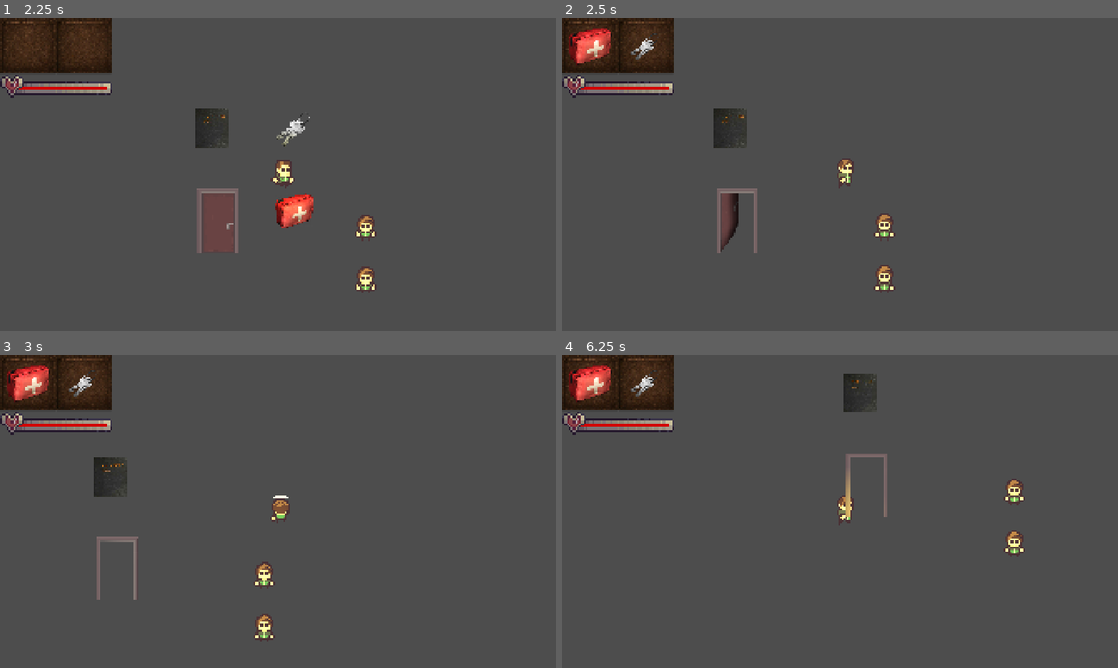
Above: before the commit, frames 1-4 (two rows, left to right).
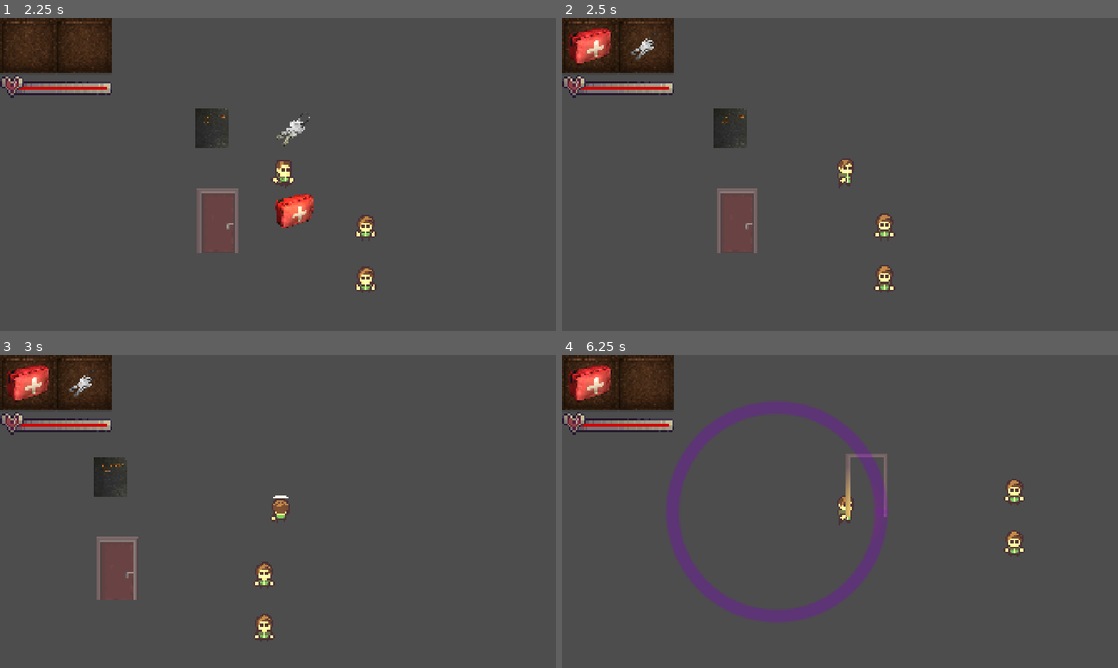
Above: after the commit, the same moments.

Repository: fernandofelxs/ProjetoGameDev
Game: Godot game, scene res://levels/testroom.tscn
Two runs of this game, one before a commit and one after it. Both use one fixed random seed, a clock stepped at 60 frames per second and the inputs below. This scene is started directly instead of the project's main scene.
Inputs (mouse positions are in pixels of both pictures, inside the frame that each line leads up to):
- Up to frame 1 (2.25 s): move the mouse to (400, 158) at 0.52 s; hold Right (ui_right) 0.53-1.28 s; hold E (interact) 0.53-1.28 s; tap 1 (special_1) at 0.8, 1.35 s; move the mouse to (166, 190) at 1.27 s; hold Down (ui_down) 1.28-2.03 s; tap 2 (special_2) at 1.55 s; move the mouse to (333, 105) at 2.02 s; hold Right (ui_right) from 2.03 s (still down); hold 2 (special_2) from 2.03 s (still down)
- Up to frame 2 (2.5 s): keep holding Right (ui_right); keep holding 2 (special_2); tap E (interact) at 2.3 s
- Up to frame 3 (3 s): move the mouse to (250, 574) at 2.77 s; release Right (ui_right) at 2.78 s; release 2 (special_2) at 2.78 s; hold Up (ui_up) from 2.78 s (still down); tap Space (attack) at 2.85 s
- Up to frame 4 (6.25 s): tap 1 (special_1) at 3.05 s; move the mouse to (1006, 558) at 3.52 s; release Up (ui_up) at 3.53 s; hold 2 (special_2) 3.53-4.28 s; hold Left (ui_left) 3.53-5.03 s; click (1006, 558) at 3.6 s; move the mouse to (673, 464) at 4.27 s; tap E (interact) at 4.35 s; move the mouse to (867, 511) at 5.02 s; hold Down (ui_down) 5.03-5.78 s; hold 1 (special_1) 5.03-5.78 s; move the mouse to (756, 433) at 5.77 s; hold Right (ui_right) from 5.78 s (still down); tap 2 (special_2) at 5.85 s

Frame 1 is identical in both runs. In frame 2, 0.8% of the frame differs, in the area x 28-35%, y 56-75%; in frame 3, 0.9%; in frame 4, 5.2%, in the area x 12-59%, y 4-86%.

Commit message:
implementar funcionalidade da chave

Diff:
--- a/scripts/character_manager.gd
+++ b/scripts/character_manager.gd
@@ -116,7 +116,8 @@
 				player.hp = 100
 				Inventory.remove_item(player_id, item)
 		"Keys":
-			pass
+			if _try_open_nearby_door(player):
+				Inventory.remove_item(player_id, item)
 
 	active_player_changed.emit(player_id, player)
 
@@ -135,3 +136,10 @@
 
 		if enemy.global_position.distance_to(origin) <= radius:
 			enemy.apply_fear(duration)
+
+func _try_open_nearby_door(player: Player) -> bool:
+	for door in get_tree().get_nodes_in_group("doors"):
+		if door is Door:
+			if door.try_open_with_key():
+				return true
+	return false
--- a/scriptsdoor.gd
+++ b/scriptsdoor.gd
@@ -9,6 +9,9 @@
 var is_open := false
 var player_inside := false
 
+func _ready() -> void:
+	add_to_group("doors")
+
 func _on_body_entered(body: Node2D) -> void:
 	if body is Player:
 		player_inside = true
@@ -17,13 +20,12 @@
 	if body is Player:
 		player_inside = false
 
-func _unhandled_input(event: InputEvent) -> void:
-	if player_inside and not is_open and event.is_action_pressed("interact"):
-		toggle_door()
+func try_open_with_key() -> bool:
+	if is_open or not player_inside:
+		return false
 
-func toggle_door() -> void:
 	is_open = true
-
 	sprite.play("activated")
 	door_collision.set_deferred("disabled", true)
 	door_activated.emit()
+	return true
